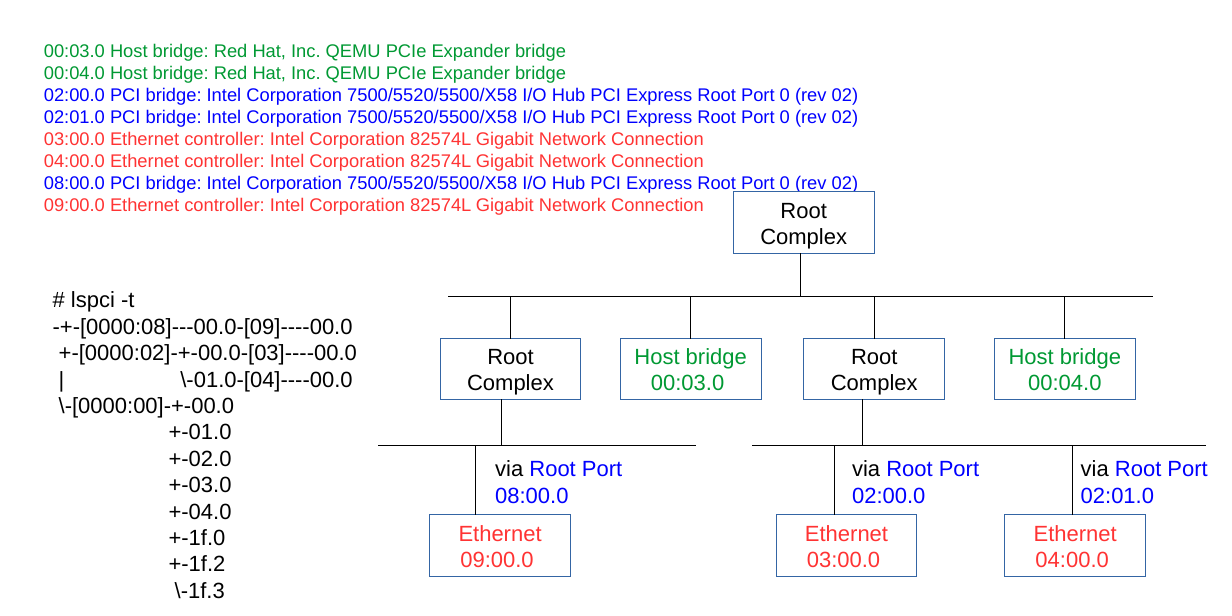
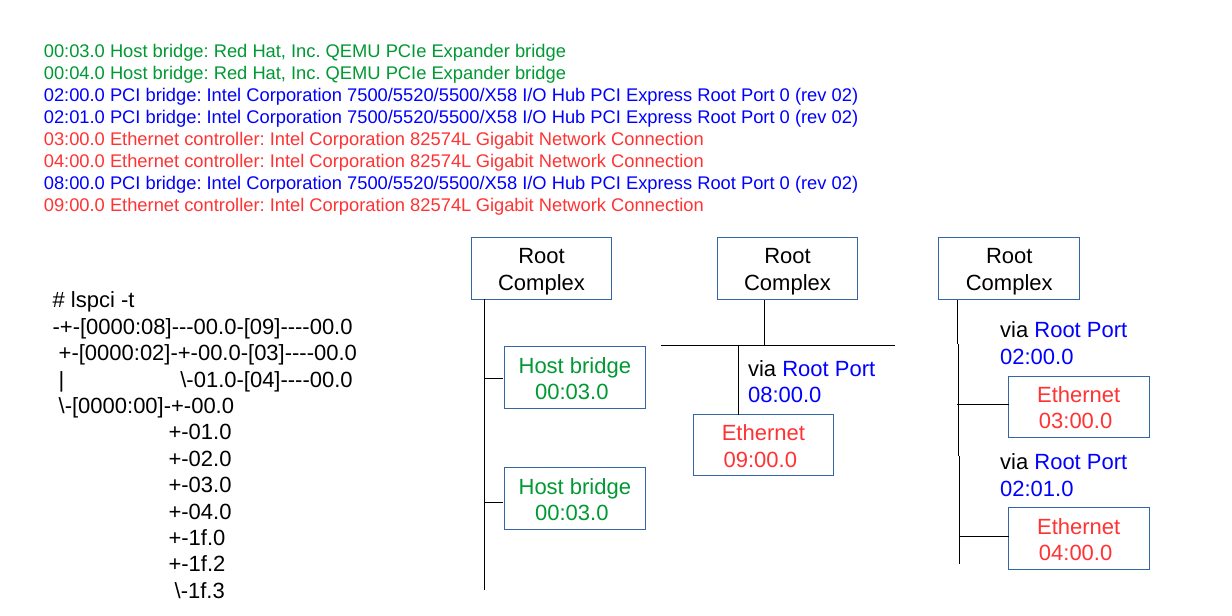
Before and after one commit to finallyjustice/qemu-tutorial, a slide deck: slide 1 of figures/root-complex.odp. Drawn at 1232x616 pixels with LibreOffice and Linux fonts; fonts in the diff are those of the drawing. Boxes give left, top, right and bottom in pixels: in the first picture for what was removed or moved away, otherwise in the second. Text is boxed around its words. In the diff, an @@ line names an element or a change of style, - is before the commit and + after.

Commit message:
polish pci bridge figure

```diff
--- a/figures/root-complex.odp
+++ b/figures/root-complex.odp
@@ rectangle "Root": place and size @@
-rectangle "Root" at (733, 192, 874, 253)
+rectangle "Root" at (471, 238, 612, 299)
@@ rectangle "Root": place and size @@
-rectangle "Root" at (804, 338, 945, 400)
+rectangle "Root" at (717, 238, 858, 299)
@@ rectangle "Root": place and size @@
-rectangle "Root" at (440, 338, 581, 400)
+rectangle "Root" at (939, 238, 1080, 299)
@@ line moved from (752, 445) - (1206, 445) to (485, 299) - (485, 590) @@
@@ line removed from (691, 296) to (691, 338) @@
@@ line moved from (801, 253) - (801, 296) to (765, 299) - (765, 345) @@
@@ line removed from (874, 296) to (874, 338) @@
@@ line moved from (862, 400) - (862, 445) to (957, 299) - (960, 563) @@
@@ line removed from (1065, 296) to (1065, 338) @@
@@ text "via Root Port": place and size @@
-text "via Root Port" at (852, 460, 979, 504)
+text "via Root Port" at (1000, 321, 1127, 365)
@@ rectangle "Host bridge": place and size @@
-rectangle "Host bridge" at (620, 338, 761, 400)
+rectangle "Host bridge" at (504, 347, 645, 408)
@@ line moved from (449, 296) - (1153, 296) to (661, 345) - (894, 345) @@
@@ line moved from (510, 296) - (510, 338) to (738, 345) - (738, 414) @@
@@ text "via Root Port": place and size @@
-text "via Root Port" at (495, 460, 622, 504)
+text "via Root Port" at (748, 360, 875, 403)
@@ line moved from (502, 400) - (502, 445) to (485, 378) - (502, 378) @@
@@ rectangle "Ethernet": place and size @@
-rectangle "Ethernet" at (994, 338, 1135, 400)
+rectangle "Ethernet" at (1008, 376, 1149, 437)
@@ text in rectangle at (1037, 386, 1120, 428): text changed; text colour #009933 to #FF3333 @@
-Host bridge
-00:04.0
+Ethernet
+03:00.0
@@ rectangle "Ethernet": place and size @@
-rectangle "Ethernet" at (429, 515, 570, 576)
+rectangle "Ethernet" at (693, 414, 834, 476)
@@ line added from (957, 405) to (1008, 405), #000000 0 pt @@
@@ line removed from (378, 445) to (695, 445) @@
@@ line removed from (834, 515) to (834, 445) @@
@@ text "via Root Port": place and size @@
-text "via Root Port" at (1081, 460, 1207, 504)
+text "via Root Port" at (1000, 453, 1127, 497)
@@ line removed from (1073, 515) to (1073, 445) @@
@@ rectangle added at (504, 468, 645, 530), fill #FFFFFF, outline #3465A4 0 pt, 18 pt, text #009933 @@
+Host bridge
+00:03.0
@@ line added from (485, 502) to (502, 502), #000000 0 pt @@
@@ rectangle "Ethernet": place and size @@
-rectangle "Ethernet" at (1005, 515, 1146, 576)
+rectangle "Ethernet" at (1008, 508, 1149, 569)
@@ rectangle removed at (776, 515, 917, 576) @@
-Ethernet
-03:00.0
@@ line moved from (475, 445) - (475, 515) to (960, 537) - (1008, 537) @@
```
Also in this commit, not shown: 3 other files.
